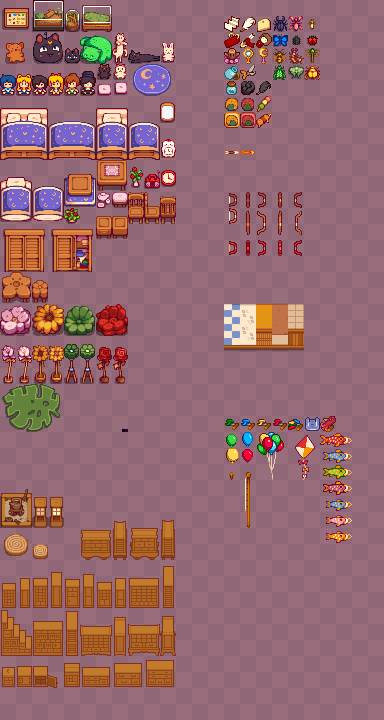
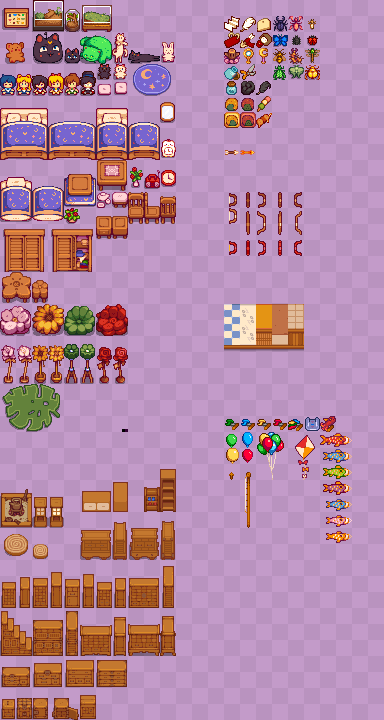
Two versions of the same layered image (384x720). Layer-by-layer changes:
renamed "Layer 97 copy" to "tansu", painted on it over <box>1,520,176,720</box>
removed layer "Layer 82" from group "cherry set" over <box>33,544,48,559</box>
removed layer "Layer 81" from group "cherry set" over <box>4,534,28,556</box>
removed layer "Layer 83 copy" from group "cherry set" over <box>34,508,47,517</box>
removed layer "Layer 83" from group "cherry set" over <box>50,508,63,517</box>
renamed "hearth" to "homewares", painted on it over <box>1,469,176,559</box>
painted on "shade light" over <box>0,544,163,720</box>
painted on "shade dark" over <box>0,544,175,720</box>
hid "Color Fill 1" (2nd of 2, in "background" › "fill colour") over <box>0,0,384,720</box>
hid "Color Fill 1 copy 7" over <box>0,0,384,720</box>
hid "Color Fill 1 copy 6" over <box>0,0,384,720</box>
